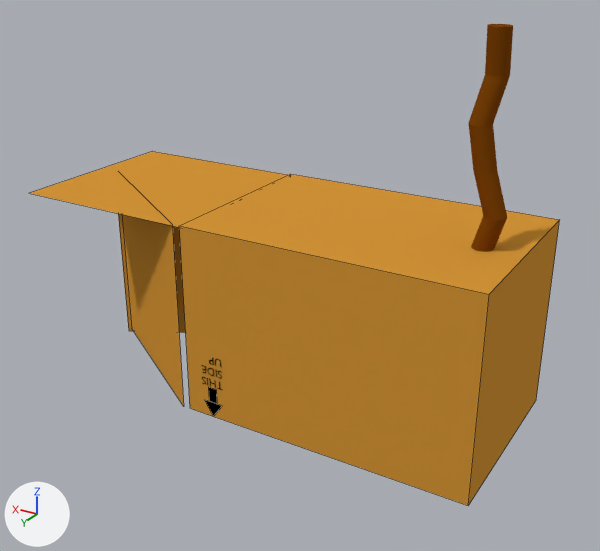
The Blender file Source/Assets/Buildings/DUCKS HOUSE.blend: old version first, new version second.
One viewpoint serves both versions: a 50 mm lens placed at (-2.74, 6.72, 3.64), pointed at (1.22, 0.12, 0.34). Every picture has the same lights, and +X, +Y and +Z are marked at lower left. Mesh edges are drawn as thin lines on the coarser meshes.
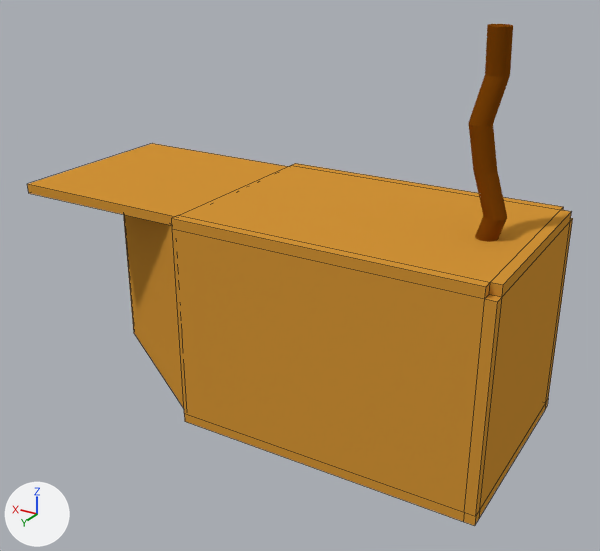
The change, as a list of edits to the scene's bpy script:
```text
Change me_plane_003:
    where me_plane_003.from_pydata(...)  # 4 vertices, 1 face; spans x -1.0..1.0, y -1.0..1.0, z 0.0
    used by ob_plane_003; location = (2.91, -0.52, -0.04); rotation_euler = (-0.506, -1.568, 2.545), in degrees (-29, -90, 146)
    verts and faces of me_plane_003; kept vertices keep their numbers, new ones are numbered from 4
    before: 0 (1.0, -1.0, 0.0), 1 (-1.0, -1.0, 0.0) at pixel (128, 330), 2 (1.0, 1.0, 0.0), 3 (-1.0, 1.0, 0.0)
    me_plane_003 part 1
    add delete_faces([(0, 2, 3, 1)])
    add for new, old in zip([*range(4, 8)], [*range(0, 4)]): verts[new] = verts[old] + (0.0, 0.0, 0.1)
    add faces += [(0, 1, 3, 2), (4, 6, 7, 5), (1, 5, 7, 3), (0, 4, 5, 1), (2, 3, 7, 6), (0, 2, 6, 4)]
Change me_plane_002:
    where me_plane_002.from_pydata(...)  # 4 vertices, 1 face; spans x -1.0..1.0, y -1.0..1.0, z 0.0
    used by ob_plane_002; location = (2.92, 0.46, 0.0); rotation_euler = (-1.572, -0.00252, 2.562), in degrees (-90, -0.1, 147)
    verts and faces of me_plane_002; kept vertices keep their numbers, new ones are numbered from 4
    before: 0 (1.0, -1.0, 0.0) at pixel (172, 224), 1 (-1.0, -1.0, 0.0) at pixel (118, 171), 2 (1.0, 1.0, 0.0) at pixel (183, 406), 3 (-1.0, 1.0, 0.0) at pixel (131, 328)
    me_plane_002 part 2
    add delete_vertices([*range(0, 4)])  # with the faces that use them
    add verts[4] = (-0.88, -1.0, -0.01)
    add verts[5] = (-0.88, 1.0, -0.01)  # pixel (133, 332)
    add verts[6] = (-0.88, -1.0, 0.09)
    add verts[7] = (-0.88, 1.0, 0.09)
    add for new, old in zip([*range(8, 12)], [*range(4, 8)]): verts[new] = verts[old] + (2.0, 0.0, 0.0)
    add faces += [(4, 5, 9, 8), (6, 10, 11, 7), (4, 6, 7, 5), (4, 8, 10, 6), (5, 7, 11, 9), (8, 9, 11, 10)]
Change me_cube:
    used by ob_cube; location = (0.0, 0.0, 0.0)
    remove me_cube.from_pydata(...)  # 12 vertices, 6 faces; spans x -1.0..4.02, y -1.0..1.0, z -1.0..1.0
    add me_cube.from_pydata(...)  # 88 vertices, 83 faces; spans x -1.1..4.02, y -1.1..1.1, z -1.1..1.1
    me_cube part 3: 76 vertices added at x -1.1..4.02, y -1.1..1.1, z -1.1..1.1
Change ob_plane_003:
    ob_plane_003.location: (2.91, -0.52, -0.04) -> (2.83, -0.53, -0.04)
```

Location of each change, (x1, y1, x2, y2) in pixels of the pictures (600 x 551 px):
'Cube', reshaped (8% taller)
    before: (30, 151, 559, 506)
    after: (27, 143, 573, 526)
'Plane.002', reshaped
    before: (122, 183, 184, 406)
    after: (123, 215, 184, 408)
'Plane.003', reshaped, moved (not visible afterwards)
    before: (118, 214, 186, 333)
part 3 of me_cube, added (orange)
    after: (27, 143, 573, 526)
